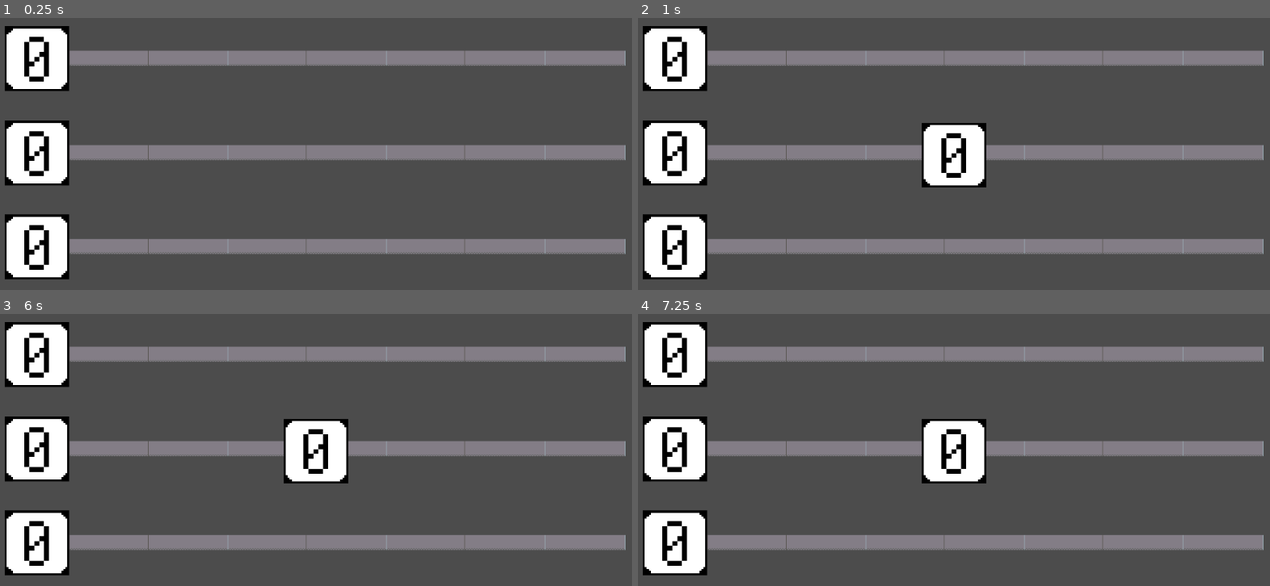
Above: before the commit, frames 1-4 (two rows, left to right).
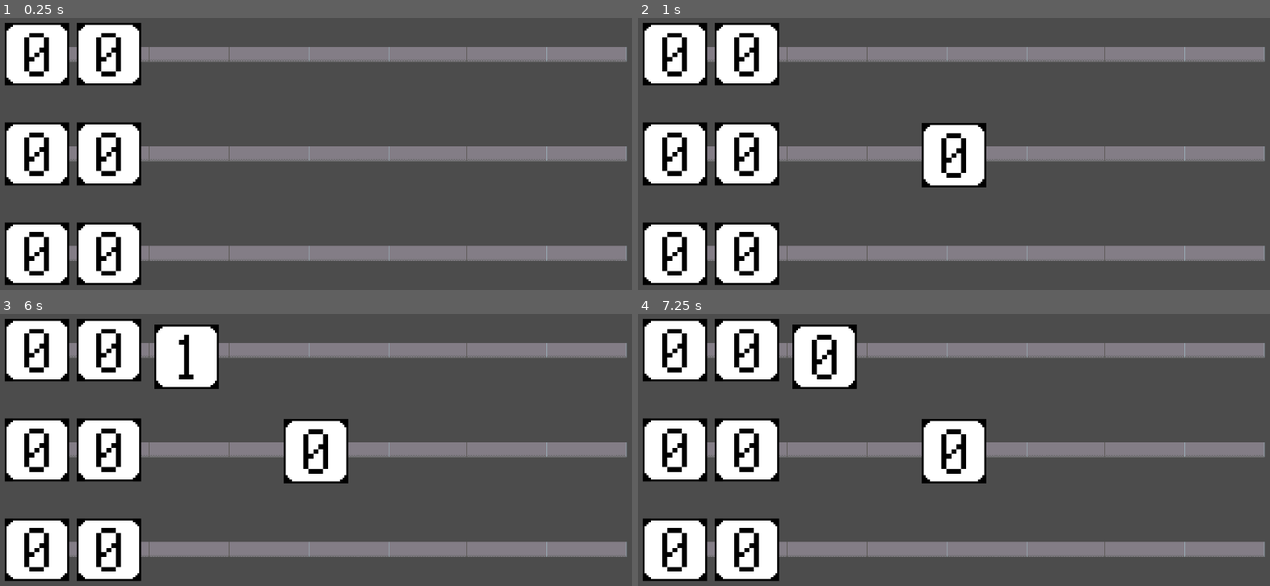
Above: after the commit, the same moments.

Repository: Raelr/Quantum-Attorney
Game: Godot game, scene res://Main.tscn
The game is run twice, just before and just after one commit, with the same random seed, the same clock (stepped at 60 frames per second) and the same inputs.
Inputs (mouse positions are in pixels of both pictures, inside the frame that each line leads up to):
- Up to frame 1 (0.25 s): no input
- Up to frame 2 (1 s): tap Enter at 0.5 s; move the mouse to (1099, 137) at 0.52 s; press the mouse at (1099, 137) at 0.53 s; tap Space (space) at 0.8 s
- Up to frame 3 (6 s): tap Space (space) at 1.25, 1.35, 2.3, 2.75, 2.85, 3.8, 4.25, 4.35, 5.3, 5.85 s; move the mouse to (189, 469) at 1.27 s; release the mouse at (189, 469) at 1.28 s; click (189, 469) at 1.55 s; tap Enter at 2, 3.5 s; move the mouse to (379, 368) at 2.02 s; press the mouse at (379, 368) at 2.03 s; move the mouse to (284, 526) at 2.77 s; release the mouse at (284, 526) at 2.78 s; click (284, 526) at 3.05 s; move the mouse to (511, 507) at 3.52 s; press the mouse at (511, 507) at 3.53 s; move the mouse to (120, 395) at 4.27 s; release the mouse at (120, 395) at 4.28 s; click (120, 395) at 4.55 s; move the mouse to (347, 450) at 5.02 s; press the mouse at (347, 450) at 5.03 s; move the mouse to (221, 357) at 5.77 s; release the mouse at (221, 357) at 5.78 s
- Up to frame 4 (7.25 s): click (859, 357) at 6.05 s; move the mouse to (1099, 433) at 6.52 s; press the mouse at (1099, 433) at 6.53 s; tap Space (space) at 6.8 s

The runs differ from the first frame. In frame 1, 17% of the frame differs, in the area x 0-100%, y 1-99%; in frame 2, 17%; in frame 3, 19%; in frame 4, 19%.

Commit message:
Added more wireboard settings and started creating circuit structure

Diff:
--- a/UTS-QuantumComputingGame/Bit.gd
+++ b/UTS-QuantumComputingGame/Bit.gd
@@ -10,11 +10,11 @@
 	update_text(bit)
 	is_movable = false
 
-func initialise():
+func initialise(status):
 	bit = 0
 	label = $Label
 	update_text(bit)
-	is_movable = false
+	is_movable = status
 
 func on_click():
 	if bit == 0:
--- a/UTS-QuantumComputingGame/Main.tscn
+++ b/UTS-QuantumComputingGame/Main.tscn
@@ -5,4 +5,4 @@
 [node name="Node2D" type="Node2D"]
 
 [node name="WireBoard" parent="." instance=ExtResource( 1 )]
-position = Vector2( 498.005, 296.689 )
+position = Vector2( 509.85, 297.956 )
--- a/UTS-QuantumComputingGame/UI.gd
+++ b/UTS-QuantumComputingGame/UI.gd
@@ -8,6 +8,8 @@
 var mouse_pos
 var offset : Vector2
 
+onready var wireboard = get_node("/root/Node2D/WireBoard")
+
 func check_input():
 	mouse_pos = get_global_mouse_position()
 	if Input.is_action_just_pressed("left_click"):
@@ -16,6 +18,7 @@
 			target.on_click()
 	elif Input.is_action_pressed("left_click") and !is_held:
 		is_held = true
+		wireboard.check_wires(mouse_pos)
 	elif Input.is_action_just_released("left_click"):
 		is_held = false
 		target = null
@@ -32,9 +35,9 @@
 
 func spawn_bit():
 	var new = preload("res://UI.tscn").instance()
-	new.initialise()
 	new.position = Vector2(OS.get_window_size().x * 0.5, OS.get_window_size().y * 0.5)
 	add_child(new)
+	new.initialise(true)
 
 func get_offset(origin, target):
 	var heading = origin - target
--- /dev/null
+++ b/UTS-QuantumComputingGame/Wire.gd
@@ -0,0 +1,56 @@
+extends Node2D
+
+var bit
+var wire_positions
+var wire_gates
+var changed
+onready var shape = get_node("Area2D/CollisionShape2D")
+var extents
+
+var top_right
+var bottom_right
+var top_left
+var bottom_left
+
+func _ready():
+	wire_positions = get_children()
+	for object in wire_positions:
+		if object.name.find("Wire") == -1:
+			if object.name.find("Kinematic"):
+				bit = object
+			wire_positions.erase(object)
+	spawn_UI(wire_positions[0].position)
+	init_shape_extents()
+
+func init_shape_extents():
+	extents = shape.shape.extents
+	var length = extents.x
+	var height = extents.y
+
+	top_right = Vector2(shape.global_position.x + length, shape.global_position.y + height)
+	bottom_right = Vector2(shape.global_position.x + length, shape.global_position.y -height)
+	top_left = Vector2(shape.global_position.x -length, shape.global_position.y + height)
+	bottom_left = Vector2(shape.global_position.x -length, shape.global_position.y -height)
+
+func spawn_UI(new_pos):
+	var new = preload("res://UI.tscn").instance()
+	new.scale.y = 1.3
+	new.position = new_pos
+	add_child(new)
+	new.initialise(false)
+
+func check_in_bounds(coords):
+
+	var min_x = top_left.x
+	#print("min_x ", str(min_x))
+	var max_x = top_right.x
+	#print("max_x ", str(max_x))
+	var min_y = bottom_right.y
+	#print("min_y ", str(min_y))
+	var max_y = top_right.y
+	#print("max_y ", str(max_y))
+
+	var x = coords.x < max_x and coords.x > min_x
+	var y = coords.y < max_y and coords.y > min_y
+
+	return x and y
--- a/UTS-QuantumComputingGame/Wire.tscn
+++ b/UTS-QuantumComputingGame/Wire.tscn
@@ -1,43 +1,54 @@
-[gd_scene load_steps=2 format=2]
+[gd_scene load_steps=5 format=2]
 
-[ext_resource path="res://Wire.png" type="Texture" id=1]
+[ext_resource path="res://Wire.gd" type="Script" id=1]
+[ext_resource path="res://Wire.png" type="Texture" id=2]
+[ext_resource path="res://UI.tscn" type="PackedScene" id=3]
+
+[sub_resource type="RectangleShape2D" id=1]
+extents = Vector2( 491.818, 105.844 )
 
 [node name="Wire" type="Node2D"]
-position = Vector2( 0.506592, 0.506683 )
+position = Vector2( 0.620178, 0.507 )
 scale = Vector2( 0.996926, 0.748525 )
 z_index = -1
+script = ExtResource( 1 )
 
 [node name="Wire" type="Sprite" parent="."]
-position = Vector2( -266.878, -4.65911 )
-texture = ExtResource( 1 )
-offset = Vector2( -109.83, 4.36095 )
+position = Vector2( -327.422, 0 )
+texture = ExtResource( 2 )
 
 [node name="Wire7" type="Sprite" parent="."]
-position = Vector2( 236.34, -4.65911 )
-texture = ExtResource( 1 )
-offset = Vector2( -109.83, 4.36095 )
+position = Vector2( 177.338, 0 )
+texture = ExtResource( 2 )
 
 [node name="Wire4" type="Sprite" parent="."]
-position = Vector2( -15.1252, -4.65765 )
-texture = ExtResource( 1 )
-offset = Vector2( -109.83, 4.36095 )
+position = Vector2( 54.097, 0 )
+texture = ExtResource( 2 )
 
 [node name="Wire8" type="Sprite" parent="."]
-position = Vector2( 488.092, -4.65765 )
-texture = ExtResource( 1 )
-offset = Vector2( -109.83, 4.36095 )
+position = Vector2( 431.348, 0 )
+texture = ExtResource( 2 )
 
 [node name="Wire2" type="Sprite" parent="."]
-position = Vector2( -266.878, -4.79707 )
-texture = ExtResource( 1 )
-offset = Vector2( 14.9203, 4.50421 )
+position = Vector2( -199.932, 0 )
+texture = ExtResource( 2 )
 
 [node name="Wire5" type="Sprite" parent="."]
-position = Vector2( 236.34, -4.79707 )
-texture = ExtResource( 1 )
-offset = Vector2( 14.9203, 4.50421 )
+position = Vector2( 304.259, 0 )
+texture = ExtResource( 2 )
 
 [node name="Wire3" type="Sprite" parent="."]
-position = Vector2( -15.4305, -4.80988 )
-texture = ExtResource( 1 )
-offset = Vector2( 14.9203, 4.50421 )
+position = Vector2( -72.9338, 0 )
+texture = ExtResource( 2 )
+
+[node name="KinematicBody2D" parent="." instance=ExtResource( 3 )]
+position = Vector2( -442.141, 0 )
+scale = Vector2( 1, 1.3 )
+
+[node name="Area2D" type="Area2D" parent="."]
+position = Vector2( 52.2972, 1.63888 )
+scale = Vector2( 1.01, 1 )
+
+[node name="CollisionShape2D" type="CollisionShape2D" parent="Area2D"]
+position = Vector2( -51.8602, 0 )
+shape = SubResource( 1 )
--- /dev/null
+++ b/UTS-QuantumComputingGame/WireBoard.gd
@@ -0,0 +1,14 @@
+extends Node2D
+
+var wires
+
+func _ready():
+	 wires = get_children()
+
+func check_wires(coords):
+	#print(coords)
+	for wire in wires:
+		var is_in = wire.check_in_bounds(coords)
+		if is_in:
+			print(wire)
+			return wire
--- a/UTS-QuantumComputingGame/WireBoard.tscn
+++ b/UTS-QuantumComputingGame/WireBoard.tscn
@@ -1,24 +1,16 @@
 [gd_scene load_steps=3 format=2]
 
-[ext_resource path="res://Wire.tscn" type="PackedScene" id=1]
-[ext_resource path="res://UI.tscn" type="PackedScene" id=2]
+[ext_resource path="res://WireBoard.gd" type="Script" id=1]
+[ext_resource path="res://Wire.tscn" type="PackedScene" id=2]
 
 [node name="WireBoard" type="Node2D"]
+script = ExtResource( 1 )
 
-[node name="Wire" parent="." instance=ExtResource( 1 )]
-position = Vector2( 62.6314, -150 )
+[node name="Wire" parent="." instance=ExtResource( 2 )]
+position = Vector2( 0.760551, -158.31 )
 
-[node name="Wire2" parent="." instance=ExtResource( 1 )]
-position = Vector2( 62.6314, 0 )
+[node name="Wire2" parent="." instance=ExtResource( 2 )]
+position = Vector2( 0.760551, 0 )
 
-[node name="Wire4" parent="." instance=ExtResource( 1 )]
-position = Vector2( 62.6314, 149 )
-
-[node name="KinematicBody2D" parent="." instance=ExtResource( 2 )]
-position = Vector2( -427.778, -150 )
-
-[node name="KinematicBody2D2" parent="." instance=ExtResource( 2 )]
-position = Vector2( -427.778, 0 )
-
-[node name="KinematicBody2D3" parent="." instance=ExtResource( 2 )]
-position = Vector2( -427.778, 149 )
+[node name="Wire4" parent="." instance=ExtResource( 2 )]
+position = Vector2( 0.760551, 158.497 )
